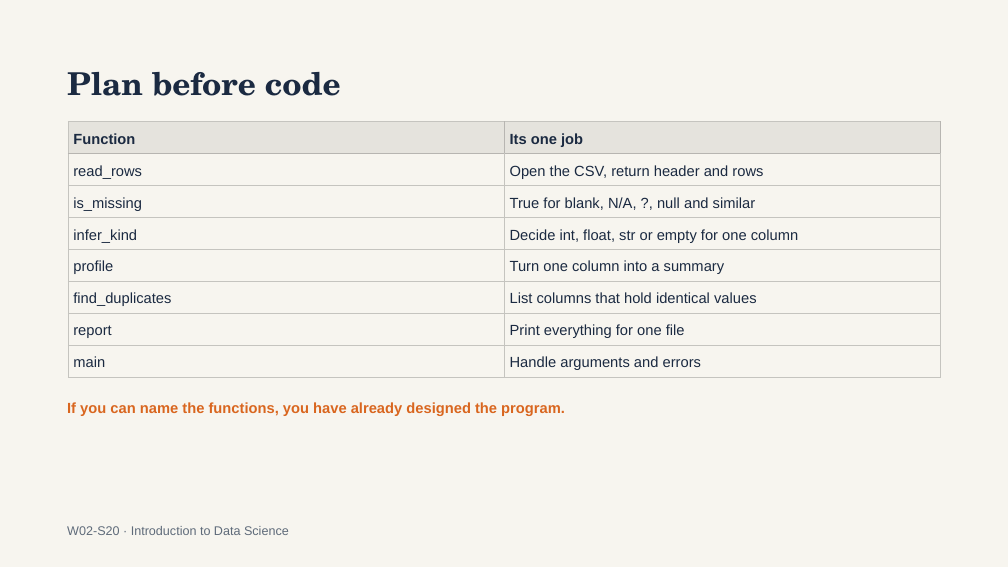
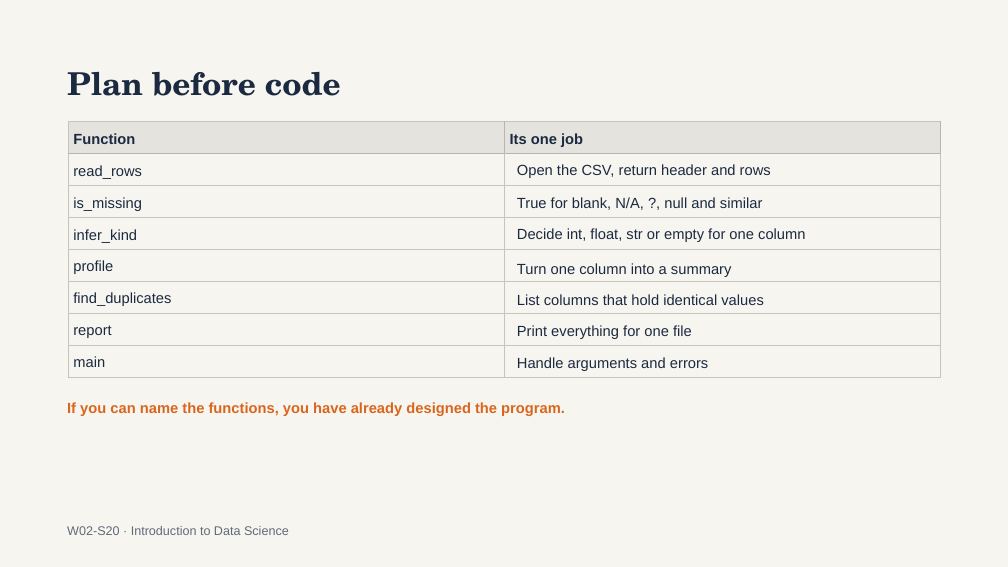
Before and after one commit to a6dulrauf/introduction-to-data-science-fall26, a slide deck: slide 20 of week 2/Intro to Data Science — Week 2 Python for Data Work.pptx. Drawn at 1008x567 pixels with LibreOffice and Linux fonts; fonts in the diff are those of the drawing. Boxes give left, top, right and bottom in pixels: in the first picture for what was removed or moved away, otherwise in the second. Text is boxed around its words. In the diff, an @@ line names an element or a change of style, - is before the commit and + after.

```diff
--- a/week 2/Intro to Data Science — Week 2 Python for Data Work.pptx
+++ b/week 2/Intro to Data Science — Week 2 Python for Data Work.pptx
@@ table at (68, 122, 941, 377) @@
-row 2, column 2: Open the CSV, return header and rows
+row 2, column 2: 
-row 3, column 2: True for blank, N/A, ?, null and similar
+row 3, column 2: 
-row 4, column 2: Decide int, float, str or empty for one column
+row 4, column 2: 
-row 5, column 2: Turn one column into a summary
+row 5, column 2: 
-row 6, column 2: List columns that hold identical values
+row 6, column 2: 
-row 7, column 2: Print everything for one file
+row 7, column 2: 
-row 8, column 2: Handle arguments and errors
+row 8, column 2: 
@@ text added at (517, 164, 771, 178), 14 pt, text #1B2A41 @@
+Open the CSV, return header and rows
@@ text added at (517, 197, 763, 210), 14 pt, text #1B2A41 @@
+True for blank, N/A, ?, null and similar
@@ text added at (517, 228, 805, 242), 14 pt, text #1B2A41 @@
+Decide int, float, str or empty for one column
@@ text added at (517, 263, 732, 277), 14 pt, text #1B2A41 @@
+Turn one column into a summary
@@ text added at (517, 294, 764, 305), 14 pt, text #1B2A41 @@
+List columns that hold identical values
@@ text added at (517, 325, 692, 339), 14 pt, text #1B2A41 @@
+Print everything for one file
@@ text added at (517, 357, 708, 371), 14 pt, text #1B2A41 @@
+Handle arguments and errors
```
Also in this commit, not shown: 4 other slides changed.
